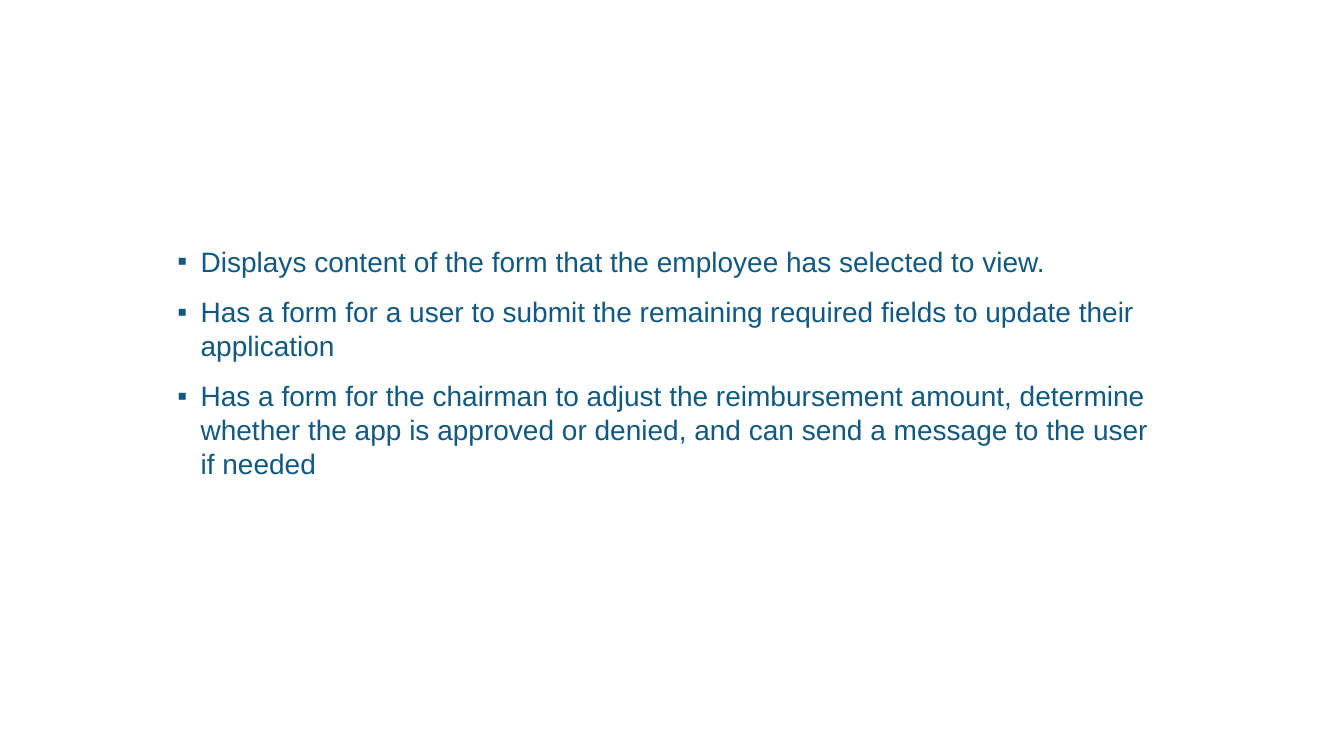
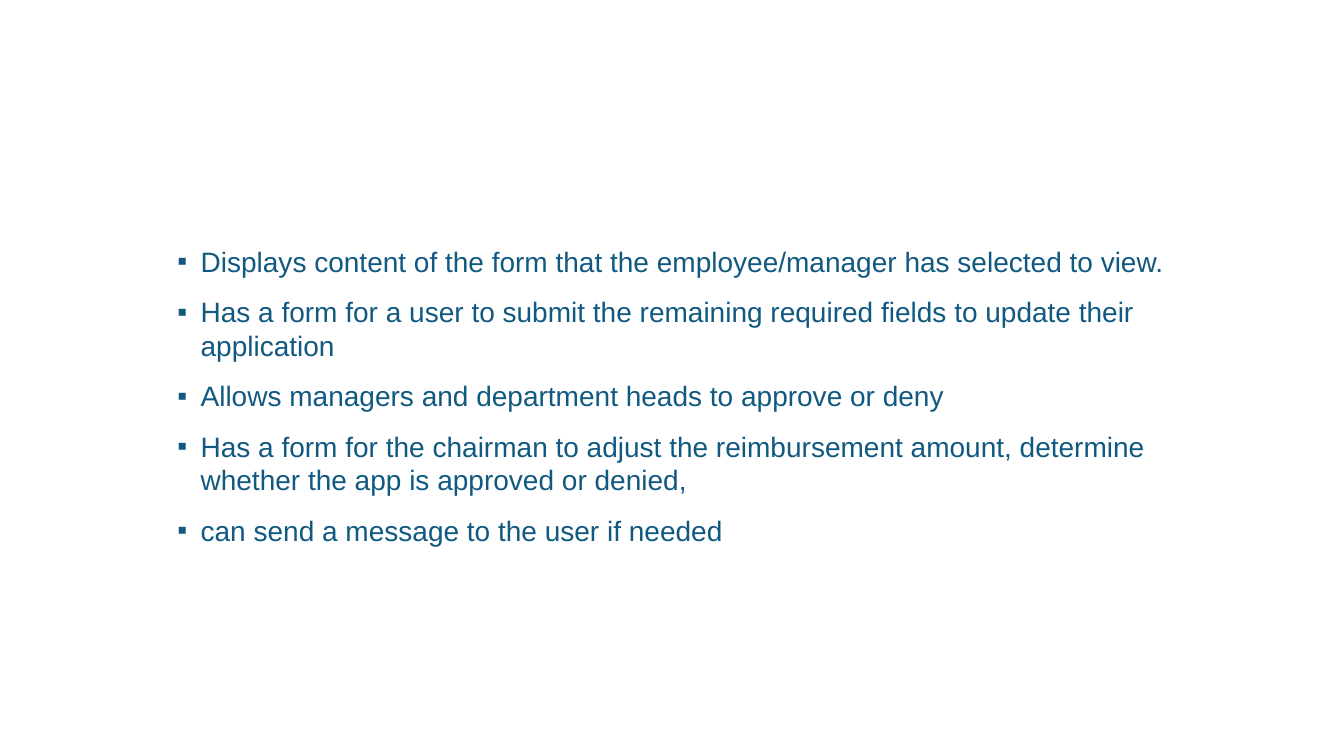
Before and after one commit to cspstapleton1/CrnichStapletonTodd, a slide deck: slide 21 of tf00001157.pptx. Drawn at 1344x756 pixels with LibreOffice and Linux fonts; fonts in the diff are those of the drawing; background and template pictures are left out. Boxes give left, top, right and bottom in pixels: in the first picture for what was removed or moved away, otherwise in the second. Text is boxed around its words. In the diff, an @@ line names an element or a change of style, - is before the commit and + after.

```diff
--- a/tf00001157.pptx
+++ b/tf00001157.pptx
@@ text at <box>201,251,1163,277</box>: text changed @@
-▪ Displays content of the form that the employee has selected to view.
+▪ Displays content of the form that the employee/manager has selected to view.
@@ text at <box>201,385,1145,546</box>: text changed @@
-▪ Has a form for the chairman to adjust the reimbursement amount, determine whether the app is approved or denied, and can send a message to the user if needed
+▪ Allows managers and department heads to approve or deny
+▪ Has a form for the chairman to adjust the reimbursement amount, determine whether the app is approved or denied,
+▪ can send a message to the user if needed
```
Also in this commit, not shown: 7 other slides changed.
